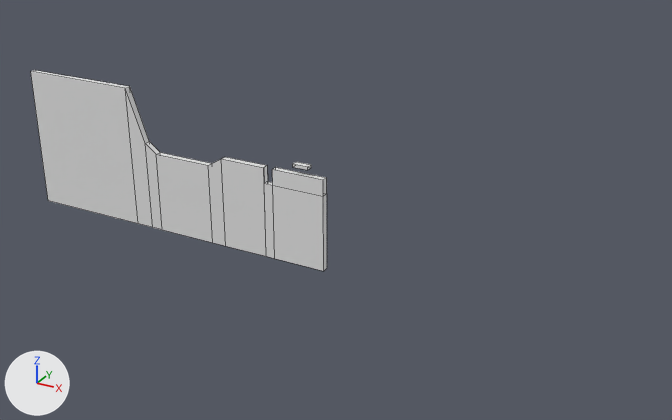
The Blender file blender/ground.blend, before and after one commit.
The view is the same before and after, from a 50 mm lens placed at (191.4, -214.2, 127.1), pointed at (71.5, 3.9, 18.1). Arrows for +X, +Y and +Z are at lower left; the lights stay in place. Mesh edges are drawn as thin lines.

Names of what the first picture shows: 'Ground'.
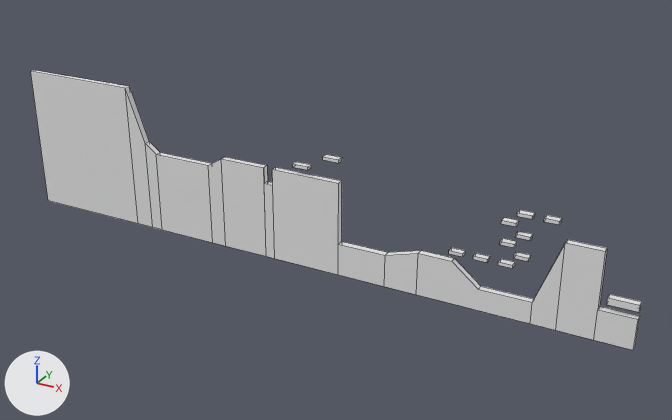
Location of each change, [x1, y1, x2, y2] in pixels of the pictures (672 x 420 px):
```json
{"object": "Ground", "change": "reshaped", "before": [31, 70, 327, 271], "after": [31, 70, 642, 350], "on screen": "106% wider, 39% taller"}
{"part": 1, "of": "me_cube_003", "change": "added", "after": [323, 154, 342, 163]}
{"part": 2, "of": "me_cube_003", "change": "added", "after": [449, 248, 466, 257]}
{"part": 3, "of": "me_cube_003", "change": "added", "after": [473, 253, 490, 262]}
{"part": 4, "of": "me_cube_003", "change": "added", "after": [498, 259, 515, 268]}
{"part": 5, "of": "me_cube_003", "change": "added", "after": [514, 252, 531, 261]}
{"part": 6, "of": "me_cube_003", "change": "added", "after": [500, 238, 517, 248]}
{"part": 7, "of": "me_cube_003", "change": "added", "after": [607, 294, 642, 312]}
{"part": 8, "of": "me_cube_003", "change": "added", "after": [515, 231, 533, 240]}
{"part": 9, "of": "me_cube_003", "change": "added", "after": [501, 217, 519, 227]}
{"part": 10, "of": "me_cube_003", "change": "added", "after": [517, 210, 535, 219]}
{"part": 11, "of": "me_cube_003", "change": "added", "after": [544, 215, 562, 225]}
{"part": 12, "of": "me_cube_003", "change": "built on", "before": [272, 167, 327, 271], "after": [272, 167, 640, 350]}
```

The change, as JSON lines over the scene's bpy script:
```json
{"block": "me_cube_003", "where": "# used by ob_ground; location = (0.0, 0.0, 0.0)"}
{"op": "remove", "block": "me_cube_003", "code": "me_cube_003.from_pydata(...)  # 54 vertices, 49 faces; spans x -40.0..70.0, y -1.0..1.0, z 0.0..46.0"}
{"op": "add", "block": "me_cube_003", "code": "me_cube_003.from_pydata(...)  # 174 vertices, 141 faces; spans x -40.0..160.0, y -1.0..1.0, z 0.0..46.0"}
{"block": "me_cube_003", "change": "me_cube_003 part 1: a new loose piece, a box spanning x 70.0..75.0, y -1.0..1.0, z 35.0..36.0"}
{"block": "me_cube_003", "change": "me_cube_003 part 2: a new loose piece, a box spanning x 109.0..113.0, y -1.0..1.0, z 15.0..16.0"}
{"block": "me_cube_003", "change": "me_cube_003 part 3: a new loose piece, a box spanning x 116.0..120.0, y -1.0..1.0, z 15.0..16.0"}
{"block": "me_cube_003", "change": "me_cube_003 part 4: a new loose piece, a box spanning x 123.0..127.0, y -1.0..1.0, z 15.0..16.0"}
{"block": "me_cube_003", "change": "me_cube_003 part 5: a new loose piece, a box spanning x 127.0..131.0, y -1.0..1.0, z 18.0..19.0"}
{"block": "me_cube_003", "change": "me_cube_003 part 6: a new loose piece, a box spanning x 123.0..127.0, y -1.0..1.0, z 21.0..22.0"}
{"block": "me_cube_003", "change": "me_cube_003 part 7: a new loose piece, a box spanning x 152.0..160.0, y -1.0..1.0, z 11.0..13.0"}
{"block": "me_cube_003", "change": "me_cube_003 part 8: a new loose piece, a box spanning x 127.0..131.0, y -1.0..1.0, z 24.0..25.0"}
{"block": "me_cube_003", "change": "me_cube_003 part 9: a new loose piece, a box spanning x 123.0..127.0, y -1.0..1.0, z 27.0..28.0"}
{"block": "me_cube_003", "change": "me_cube_003 part 10: a new loose piece, a box spanning x 127.0..131.0, y -1.0..1.0, z 30.0..31.0"}
{"block": "me_cube_003", "change": "me_cube_003 part 11: a new loose piece, a box spanning x 134.0..138.0, y -1.0..1.0, z 30.0..31.0"}
{"block": "me_cube_003", "change": "me_cube_003 part 12"}
{"block": "me_cube_003", "change": "5 faces are deleted"}
{"block": "me_cube_003", "change": "4 vertices in x 70.0, y -1.0..1.0, z 0.0..29.0 move by (5.0, 0.0, 0.0)"}
{"block": "me_cube_003", "change": "2 vertices move from x 70.0, y -1.0..1.0, z 24.0 to x 75.0, y -1.0..1.0, z 10.0"}
{"block": "me_cube_003", "change": "18 vertices are added at x 90.0..160.0, y -1.0..1.0, z 0.0..25.5"}
{"block": "me_cube_003", "change": "14 new vertices lie (0.0, 2.0, 0.0) away from vertices in x 100.0..160.0, y -1.0, z 0.0..25.5"}
{"block": "me_cube_003", "change": "31 new faces join them"}
```
